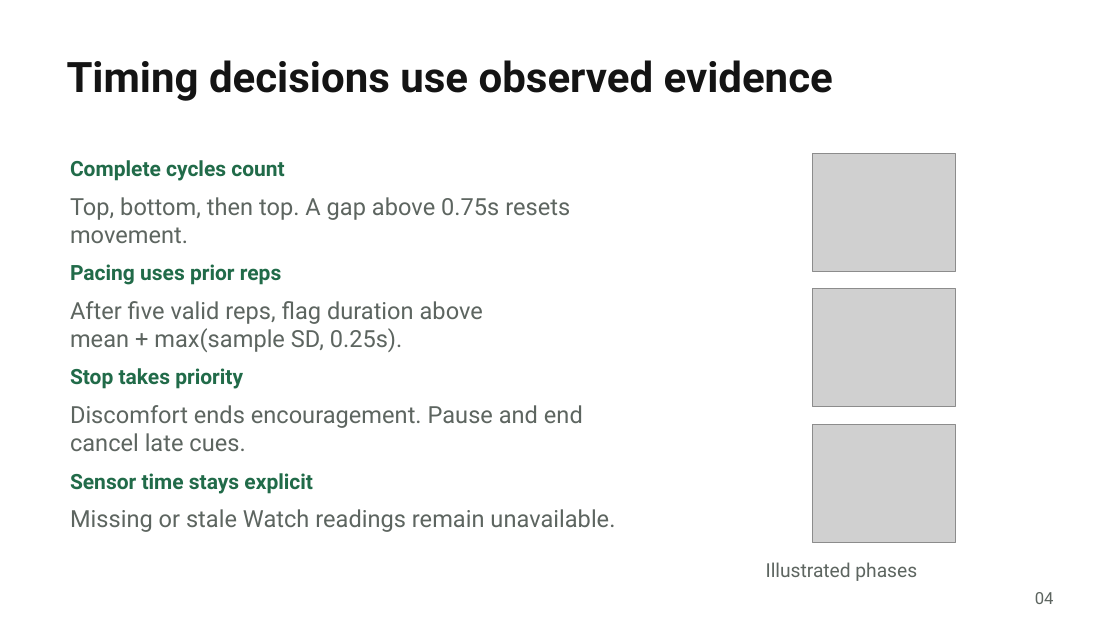
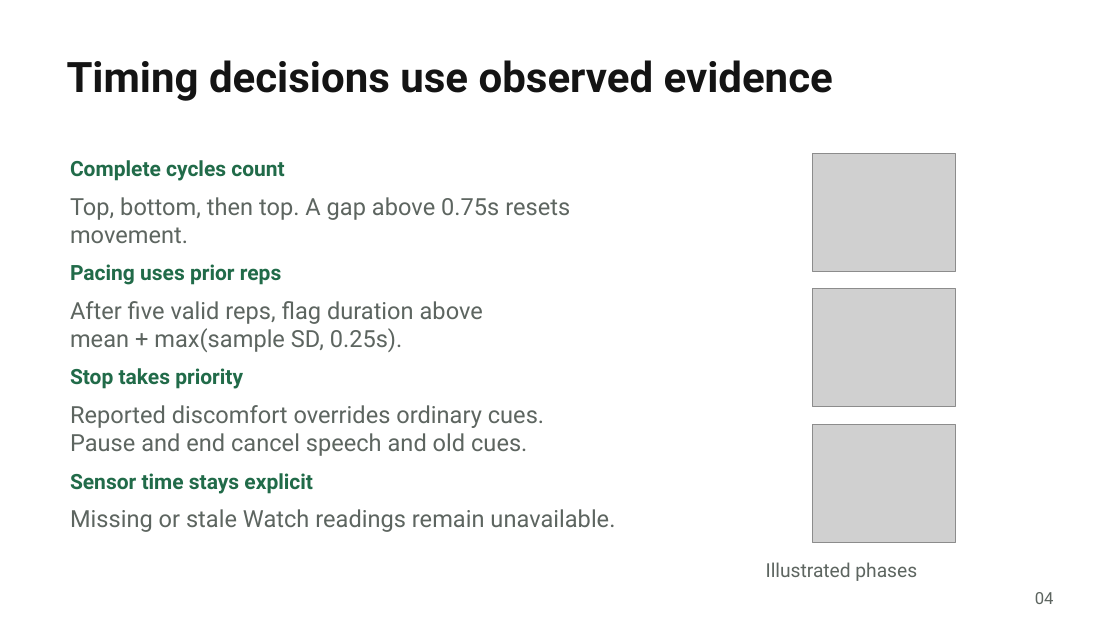
Before and after one commit to NakkiV7/oxhack-team, a slide deck: slide 4 of presentation/output/spottr-judges.pptx. Drawn at 1120x630 pixels with LibreOffice and Linux fonts; fonts in the diff are those of the drawing; grey boxes stand for pictures. Boxes give left, top, right and bottom in pixels: in the first picture for what was removed or moved away, otherwise in the second. Text is boxed around its words. In the diff, an @@ line names an element or a change of style, - is before the commit and + after.

```diff
--- a/presentation/output/spottr-judges.pptx
+++ b/presentation/output/spottr-judges.pptx
@@ text at (x1=70, y1=405, x2=544, y2=456): text changed @@
-Discomfort ends encouragement. Pause and end cancel late cues.
+Reported discomfort overrides ordinary cues.
+Pause and end cancel speech and old cues.
```
Also in this commit, not shown: 4 other slides changed, 20 other files.
